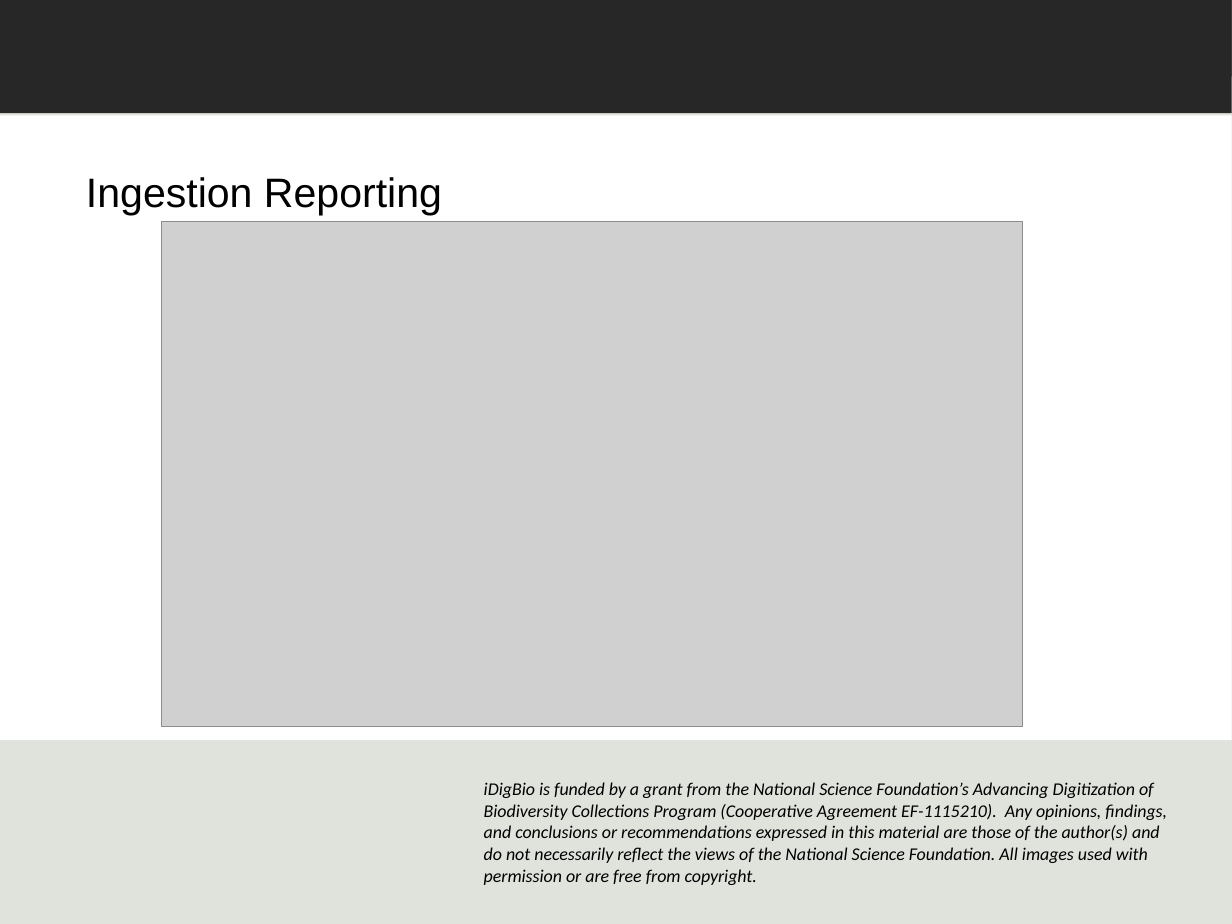
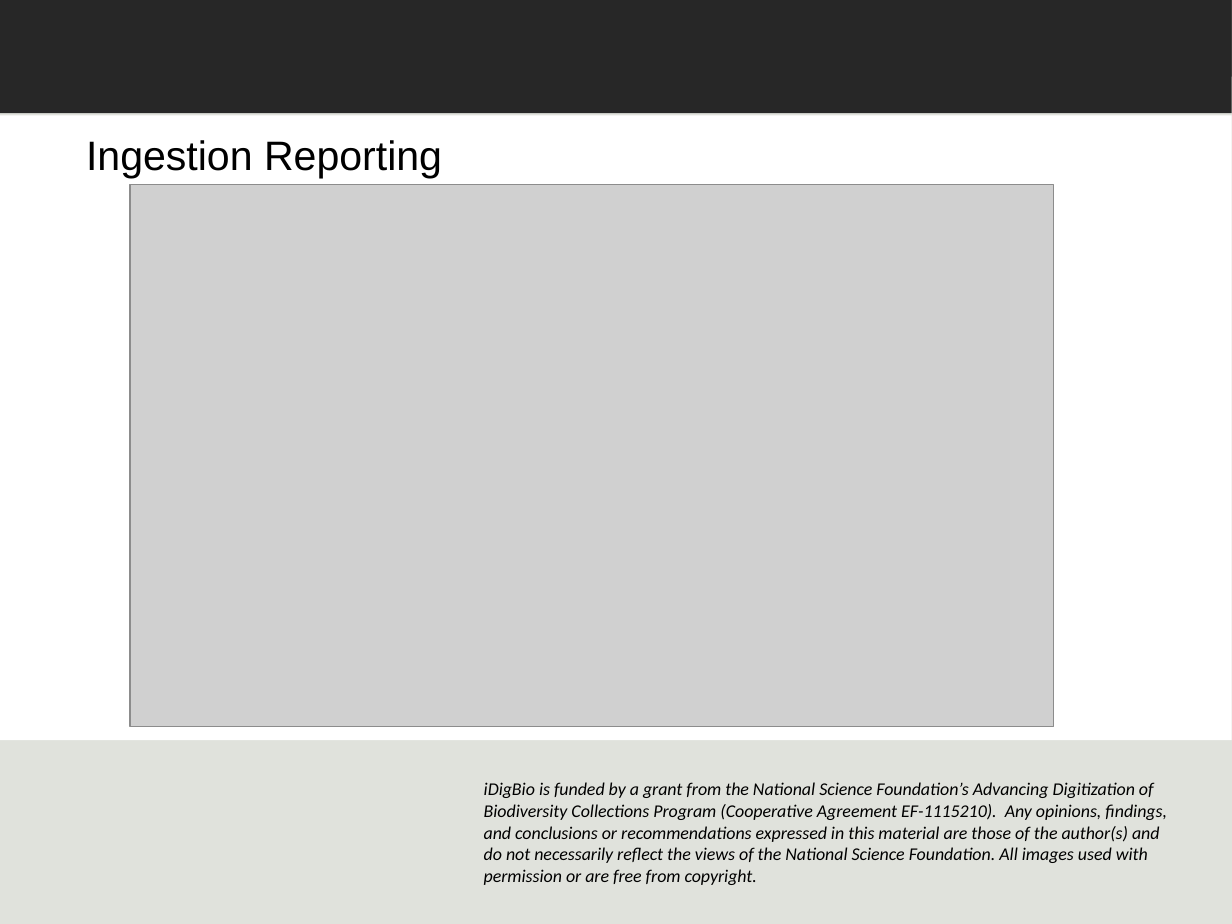
Before and after one commit to danstoner/idigbio-scratch, a slide deck: slide 6 of Dan_CYWG_2014.pptx. Drawn at 1232x924 pixels with LibreOffice and Linux fonts; fonts in the diff are those of the drawing; grey boxes stand for pictures; background and template pictures are left out. Boxes give left, top, right and bottom in pixels: in the first picture for what was removed or moved away, otherwise in the second. Text is boxed around its words. In the diff, an @@ line names an element or a change of style, - is before the commit and + after.

```diff
--- a/Dan_CYWG_2014.pptx
+++ b/Dan_CYWG_2014.pptx
@@ text "Ingestion Reporting": place and size @@
-text "Ingestion Reporting" at [86,177,442,215]
+text "Ingestion Reporting" at [86,140,442,178]
@@ picture: place and size @@
-picture at [161,222,1023,727]
+picture at [131,185,1055,727]
```
Also in this commit, not shown: 1 slide added, 1 other file.
